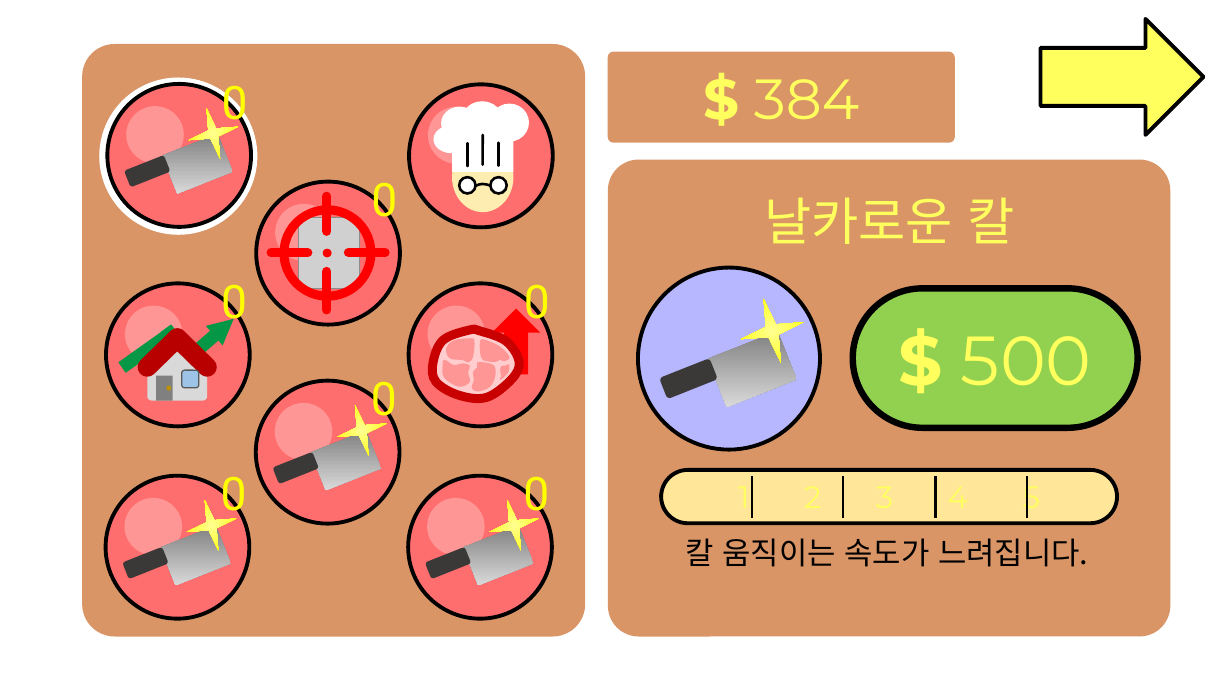
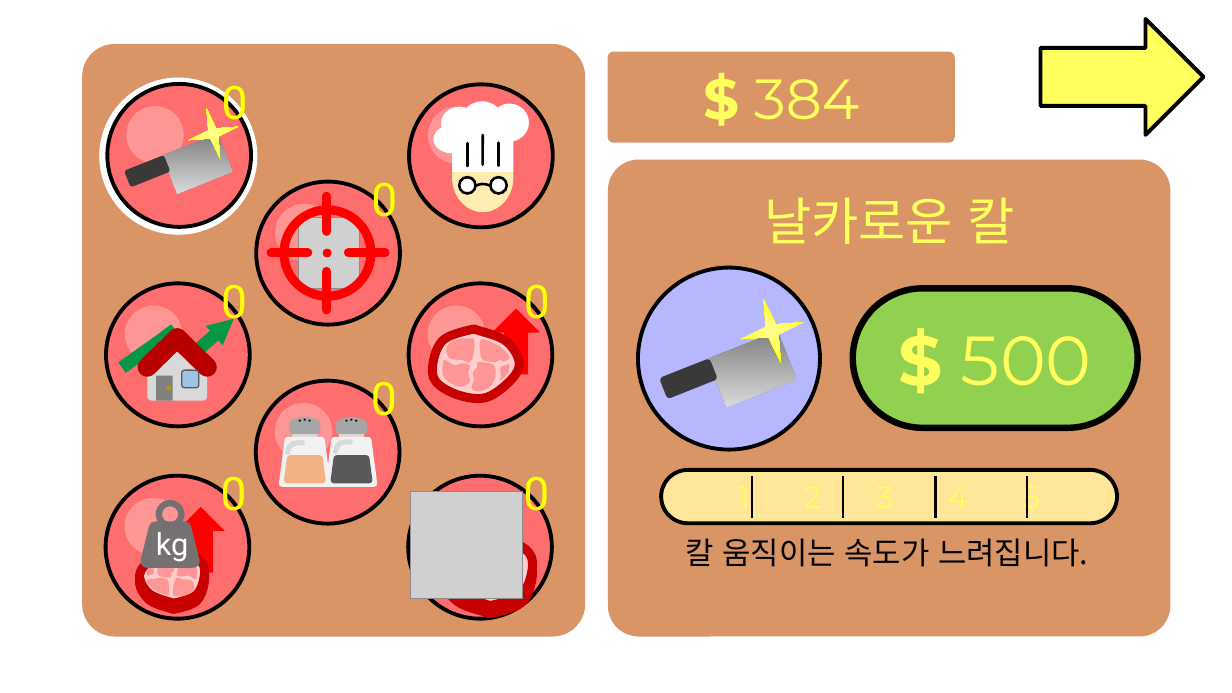
Before and after one commit to SNUGDC/CatDefense, a slide deck: slide 2 of UI Design.pptx. Drawn at 1232x693 pixels with LibreOffice and Linux fonts; fonts in the diff are those of the drawing; grey boxes stand for pictures; background and template pictures are left out. Boxes give left, top, right and bottom in pixels: in the first picture for what was removed or moved away, otherwise in the second. Text is boxed around its words. In the diff, an @@ line names an element or a change of style, - is before the commit and + after.

```diff
--- a/UI Design.pptx
+++ b/UI Design.pptx
@@ star removed at box(331, 398, 393, 461) @@
@@ rounded rectangle at box(289, 421, 321, 434): fill #3B3838 to #A6A6A6; rotation 338 to 0 degrees @@
@@ rectangle removed at box(311, 430, 381, 490) @@
@@ group added at box(282, 417, 374, 483): 6 ellipses, 4 trapezoids, 3 rounded rectangles, 2 pie slice (boxed as its full ellipse)s, 2 freeform shapes @@
@@ star removed at box(180, 493, 242, 557) @@
@@ group added at box(410, 492, 532, 613): 13 freeform shapes, 1 picture @@
@@ group removed at box(425, 493, 546, 585): 1 ellipse, 1 rectangle, 1 rounded rectangle, 1 star @@
@@ group added at box(140, 504, 225, 609): 18 freeform shapes, 1 down arrow, 1 trapezoid, 1 ellipse, 1 text @@
+kg
@@ rectangle removed at box(161, 526, 231, 585) @@
@@ rounded rectangle removed at box(122, 547, 168, 579) @@
```
Also in this commit, not shown: 1 other slide changed, 1 slide added, 1 slide removed, 3 other files.
